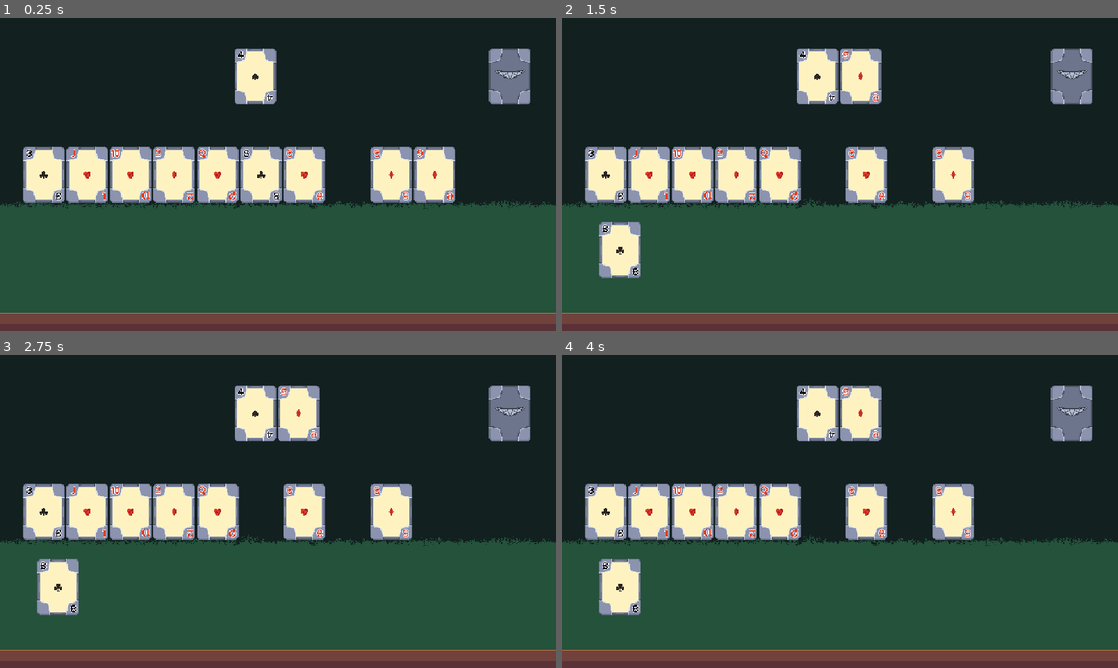
Above: before the commit, frames 1-4 (two rows, left to right).
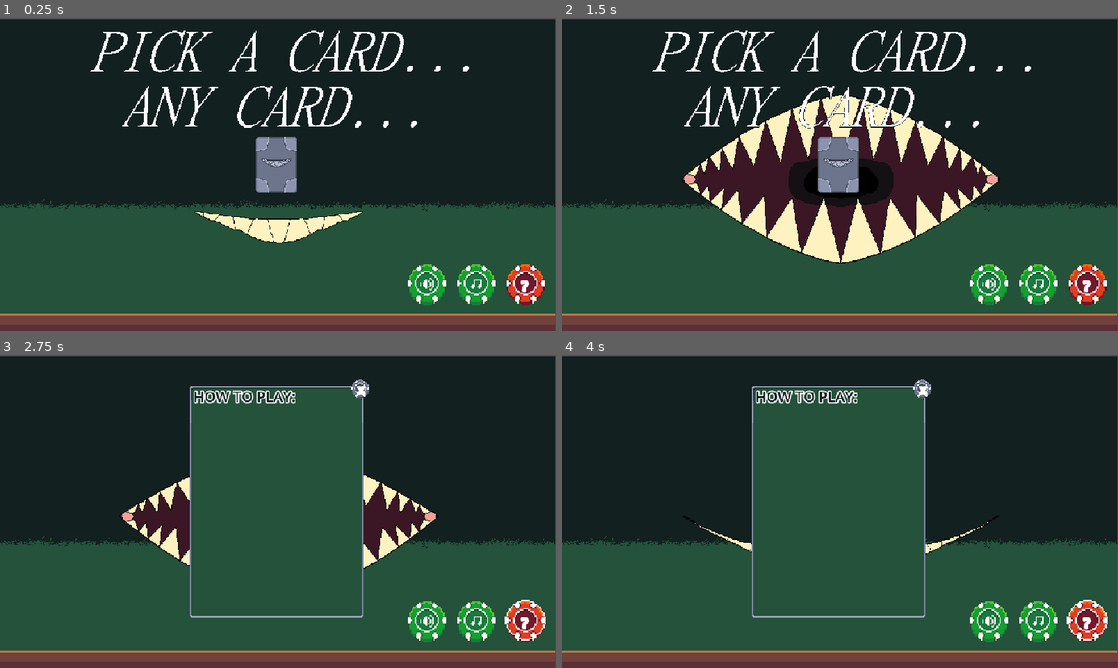
Above: after the commit, the same moments.

Repository: RajwolChapagain/IEEE-Game-Jam
Game: Godot game, scene res://scenes/start_game_ui.tscn
Same seed, same stepped clock (60 frames per second), same inputs: the game is played once before the commit and once after it. Before the commit the project starts from res://scenes/game.tscn.
Inputs (mouse positions are in pixels of both pictures, inside the frame that each line leads up to):
- Up to frame 1 (0.25 s): no input
- Up to frame 2 (1.5 s): click (840, 165) at 0.52 s; click (840, 165) at 1.27 s
- Up to frame 3 (2.75 s): click (522, 621) at 2 s, where only the run after the commit has a clickable "?"
- Up to frame 4 (4 s): click (1084, 621) at 2.75 s, where only the run after the commit has a clickable "?"; click (1084, 621) at 3.5 s, where only the run after the commit has a clickable "?"

The runs differ from the first frame. In frame 1, 23% of the frame differs, in the area x 0-100%, y 0-100%; in frame 2, 32%; in frame 3, 30%; in frame 4, 29%.

Commit message:
Changed start load scene
Changed start load scene in project settings.

Diff:
--- a/project.godot
+++ b/project.godot
@@ -11,7 +11,7 @@
 [application]
 
 config/name="IEEE Game Jam Project"
-run/main_scene="uid://d280r3fbfrjqv"
+run/main_scene="uid://dap0b4gkslxg5"
 config/features=PackedStringArray("4.4", "GL Compatibility")
 config/icon="res://icon.svg"
 
